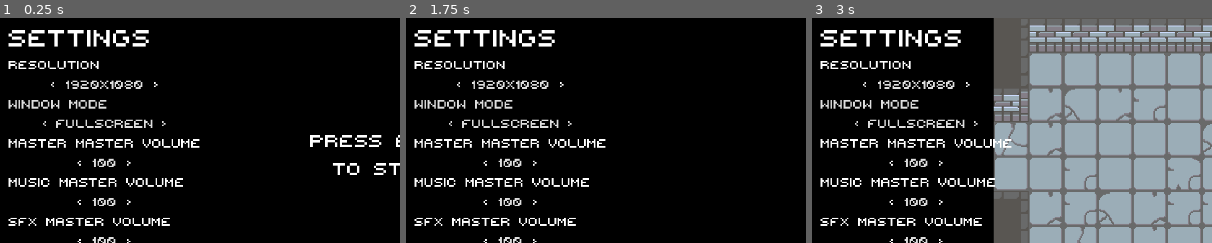
Above: before the commit, frames 1-3 (left to right).
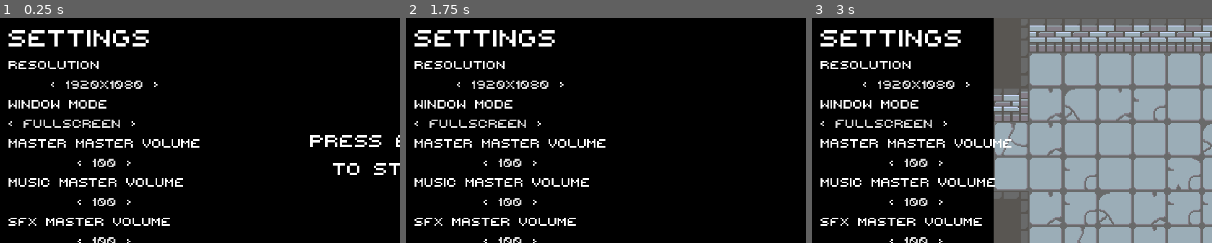
Above: after the commit, the same moments.

Repository: GoldenAppler-eng/Psyches-Dungeon
Game: Godot game, scene res://scenes/world.tscn
Two runs of this game, one before a commit and one after it. Both use one fixed random seed, a clock stepped at 60 frames per second and the inputs below. Sound files missing from this copy of the repository are replaced by a short silence.
Inputs (mouse positions are % of the whole screen's width and height, from its top left):
- Up to frame 1 (0.25 s): no input
- Up to frame 2 (1.75 s): click "1920x1080" at 0.5 s; click (14, 19) at 1.25 s, where only the run before the commit has a clickable "Window MODE"
- Up to frame 3 (3 s): click "100" at 2 s; tap Enter (start) at 2.75 s; move the mouse to (72, 45) at 2.77 s; hold Right (move_right) from 2.78 s (still down); hold Space (attack) from 2.78 s (still down); click (72, 45) at 2.92 s
The pictures show only the part of the screen within x 1-51%, y 0-50%; the shares and areas given below are measured in that part.

The runs differ from the first frame. In frame 1, 1.0% of the frame differs, in the area x 2-42%, y 36-49%; in frame 2, 1.0%; in frame 3, 1.0%.

Commit message:
Moved code from settings_ui.gd to window_mode_controller.gd

Diff:
--- /dev/null
+++ b/prefabs/UI/window_mode_controller.tscn
@@ -0,0 +1,24 @@
+[gd_scene load_steps=4 format=3 uid="uid://uf6ennr7sfqx"]
+
+[ext_resource type="Theme" uid="uid://cu6yoqe0up8hr" path="res://resources/themes/button_theme.tres" id="1_em75i"]
+[ext_resource type="Script" uid="uid://dg1w6gava77jf" path="res://scripts/menu/window_mode_controller.gd" id="2_4whcn"]
+[ext_resource type="PackedScene" uid="uid://dd1tbvndv8i1u" path="res://prefabs/UI/switch_button.tscn" id="3_ptd8d"]
+
+[node name="window_mode_controller" type="MarginContainer"]
+theme = ExtResource("1_em75i")
+script = ExtResource("2_4whcn")
+
+[node name="VBoxContainer" type="VBoxContainer" parent="."]
+layout_mode = 2
+
+[node name="window_mode_label" type="Label" parent="VBoxContainer"]
+layout_mode = 2
+focus_neighbor_top = NodePath("../resolution_controller/resolution_button")
+focus_neighbor_bottom = NodePath("../master_volume_controller/volume_label")
+theme = ExtResource("1_em75i")
+text = "Window MODE"
+
+[node name="control_button" parent="VBoxContainer" instance=ExtResource("3_ptd8d")]
+layout_mode = 2
+button_text = "Fullscreen"
+button_minimum_length = 235.0
--- a/scenes/world.tscn
+++ b/scenes/world.tscn
@@ -22,6 +22,7 @@
 [ext_resource type="Script" uid="uid://rwgfl7qpmu0k" path="res://scripts/menu/game_over_menu.gd" id="18_kpybi"]
 [ext_resource type="PackedScene" uid="uid://c68vnobfiodfc" path="res://prefabs/UI/resolution_controller.tscn" id="18_xgqkh"]
 [ext_resource type="PackedScene" uid="uid://cgac5b20dglax" path="res://prefabs/UI/volume_controller.tscn" id="19_ctatt"]
+[ext_resource type="PackedScene" uid="uid://uf6ennr7sfqx" path="res://prefabs/UI/window_mode_controller.tscn" id="19_munwf"]
 [ext_resource type="Script" uid="uid://6hk3s82gadwb" path="res://scripts/menu/start_menu.gd" id="19_wdwqs"]
 [ext_resource type="Script" uid="uid://dmmv07s2ooob" path="res://scripts/menu/game_win_menu.gd" id="20_ctatt"]
 [ext_resource type="Script" uid="uid://br8y0r61tc0p3" path="res://scripts/menu/idle_menu.gd" id="21_7iits"]
@@ -163,27 +164,17 @@
 
 [node name="resolution_controller" parent="GUI/UI/settings_ui/MarginContainer/container" instance=ExtResource("18_xgqkh")]
 layout_mode = 2
-
-[node name="window_mode_button" type="Button" parent="GUI/UI/settings_ui/MarginContainer/container"]
-unique_name_in_owner = true
-layout_mode = 2
-focus_neighbor_top = NodePath("../resolution_controller/resolution_button")
-focus_neighbor_bottom = NodePath("../master_volume_controller/volume_label")
-theme = ExtResource("17_whvfw")
-button_mask = 0
-text = "Window MODE"
-alignment = 0
-
-[node name="window_mode_selector" type="Button" parent="GUI/UI/settings_ui/MarginContainer/container"]
-unique_name_in_owner = true
-layout_mode = 2
-focus_neighbor_top = NodePath("../window_mode_button")
-theme = ExtResource("17_whvfw")
-button_mask = 0
-text = "< WINDOWED  >"
+focus_neighbor_top = NodePath("../sfx_volume_controller")
+focus_neighbor_bottom = NodePath("../window_mode_controller")
+
+[node name="window_mode_controller" parent="GUI/UI/settings_ui/MarginContainer/container" instance=ExtResource("19_munwf")]
+layout_mode = 2
+focus_neighbor_top = NodePath("../resolution_controller")
+focus_neighbor_bottom = NodePath("../master_volume_controller")
 
 [node name="master_volume_controller" parent="GUI/UI/settings_ui/MarginContainer/container" instance=ExtResource("19_ctatt")]
 layout_mode = 2
+focus_neighbor_top = NodePath("../window_mode_controller")
 focus_neighbor_bottom = NodePath("../music_volume_controller")
 
 [node name="music_volume_controller" parent="GUI/UI/settings_ui/MarginContainer/container" instance=ExtResource("19_ctatt")]
@@ -195,6 +186,7 @@
 [node name="sfx_volume_controller" parent="GUI/UI/settings_ui/MarginContainer/container" instance=ExtResource("19_ctatt")]
 layout_mode = 2
 focus_neighbor_top = NodePath("../music_volume_controller")
+focus_neighbor_bottom = NodePath("../resolution_controller")
 bus_name = "Sfx"
 
 [node name="pause_menu" type="Control" parent="GUI/UI" node_paths=PackedStringArray("idle_menu", "settings_ui")]
@@ -383,6 +375,4 @@
 game_over_menu = NodePath("../game_lose_menu")
 game_win_menu = NodePath("../game_win_menu")
 
-[connection signal="pressed" from="GUI/UI/settings_ui/MarginContainer/container/window_mode_button" to="GUI/UI/settings_ui" method="_on_window_mode_button_pressed"]
-[connection signal="pressed" from="GUI/UI/settings_ui/MarginContainer/container/window_mode_selector" to="GUI/UI/settings_ui" method="_on_window_mode_selector_pressed"]
 [connection signal="timeout" from="GUI/UI/start_menu/MarginContainer/StartBlinkTimer" to="GUI/UI/start_menu" method="_on_start_blink_timer_timeout"]
--- a/scripts/menu/resolution_controller.gd
+++ b/scripts/menu/resolution_controller.gd
@@ -23,6 +23,7 @@
 	control_button.button_on_focus_exited.connect(_on_control_button_focus_exited)
 
 	_update_control_button_text()
+	_set_button_focus_neighbours()
 
 func _on_control_button_switched(value : int) -> void:
 	display_resolution_mode_index += value
@@ -44,3 +45,12 @@
 
 func _update_control_button_text() -> void:
 	control_button.set_button_text(RESOLUTION_TEXT_DICT[display_resolution_mode_index])
+
+func _set_button_focus_neighbours() -> void:
+	control_button.focus_neighbor_bottom = focus_neighbor_bottom
+	control_button.focus_neighbor_top = focus_neighbor_top
+	control_button.focus_neighbor_left = focus_neighbor_left
+	control_button.focus_neighbor_right = focus_neighbor_right
+
+	control_button.focus_next = focus_next
+	control_button.focus_previous = focus_previous
--- a/scripts/menu/settings_ui.gd
+++ b/scripts/menu/settings_ui.gd
@@ -1,76 +1,10 @@
 class_name SettingsUI
 extends Control
 
-@onready var container : VBoxContainer = %container
-
 @onready var resolution_controller: MarginContainer = $MarginContainer/container/resolution_controller
-
-@onready var window_mode_button : Button = %window_mode_button
-@onready var window_mode_selector : Button = %window_mode_selector
-
-const WINDOW_MODE_INDEX : Dictionary = {
-	0 : "Fullscreen",
-	1 : "Windowed",
-	2 : "Windowed Borderless"
-}
-
-const WINDOW_MODE_DICT : Dictionary = {
-	"Fullscreen" : 0,
-	"Windowed" : 1,
-	"Windowed(Borderless)" : 2
-}
-
-var window_mode_index : int = 0
 
 func _ready() -> void:
 	focus_entered.connect(_on_focus_entered)
 
-	var str : String = WINDOW_MODE_INDEX[window_mode_index]
-	window_mode_selector.text = _get_arrowed_text(str)
-
-func _process(delta : float) -> void:
-	if Input.is_action_just_pressed("option_right"):
-		if window_mode_selector.has_focus():
-			window_mode_index += 1
-			window_mode_index %= WINDOW_MODE_DICT.size()
-
-			var str : String = WINDOW_MODE_INDEX[window_mode_index]
-			window_mode_selector.text = _get_arrowed_text(str)
-
-	if Input.is_action_just_pressed("option_left"):
-		if window_mode_selector.has_focus():
-			window_mode_index -= 1
-			window_mode_index %= WINDOW_MODE_DICT.size()
-
-			if window_mode_index < 0:
-				window_mode_index = WINDOW_MODE_DICT.size() - 1
-
-			var str : String = WINDOW_MODE_INDEX[window_mode_index]
-			window_mode_selector.text = _get_arrowed_text(str)
-
 func _on_focus_entered() -> void:
 	resolution_controller.grab_focus()
-
-func _get_arrowed_text(str : String) -> String:
-	var aug_str : String = "< "
-
-	aug_str += str
-
-	aug_str += " >"
-
-	return aug_str
-
-func _on_window_mode_button_pressed() -> void:
-	window_mode_selector.grab_focus()
-
-func _on_window_mode_selector_pressed() -> void:
-	match window_mode_index:
-		0 :
-			DisplayServer.window_set_mode(DisplayServer.WINDOW_MODE_FULLSCREEN)
-			DisplayServer.window_set_flag(DisplayServer.WINDOW_FLAG_BORDERLESS, true)
-		1 :
-			DisplayServer.window_set_mode(DisplayServer.WINDOW_MODE_WINDOWED)
-			DisplayServer.window_set_flag(DisplayServer.WINDOW_FLAG_BORDERLESS, false)
-		2 :
-			DisplayServer.window_set_mode(DisplayServer.WINDOW_MODE_WINDOWED)
-			DisplayServer.window_set_flag(DisplayServer.WINDOW_FLAG_BORDERLESS, true)
--- a/scripts/menu/window_mode_controller.gd
+++ b/scripts/menu/window_mode_controller.gd
@@ -2,20 +2,14 @@
 
 @onready var control_button: SwitchButton = $VBoxContainer/control_button
 
-const RESOLUTION_TEXT_DICT : Dictionary = {
-	0 : "1920x1080",
-	1 : "1152x648",
-	2 : "1280x720"
+const WINDOW_MODE_INDEX : Dictionary = {
+	0 : "Fullscreen",
+	1 : "Windowed",
+	2 : "Windowed Borderless"
 }
 
-const RESOLUTION_VECTOR2_DICT : Dictionary = {
-	0 : Vector2i(1920, 1080),
-	1 : Vector2(1152, 648),
-	2 : Vector2i(1280, 720)
-}
-
-var resolution_mode_index : int = 0
-var display_resolution_mode_index : int = resolution_mode_index
+var window_mode_index : int = 0
+var display_window_mode_index : int = window_mode_index
 
 func _ready() -> void:
 	control_button.button_switched.connect(_on_control_button_switched)
@@ -23,24 +17,44 @@
 	control_button.button_on_focus_exited.connect(_on_control_button_focus_exited)
 
 	_update_control_button_text()
+	_set_button_focus_neighbours()
 
 func _on_control_button_switched(value : int) -> void:
-	display_resolution_mode_index += value
-	display_resolution_mode_index %= RESOLUTION_TEXT_DICT.size()
+	display_window_mode_index += value
+	display_window_mode_index %= WINDOW_MODE_INDEX.size()
 
-	if display_resolution_mode_index < 0:
-		display_resolution_mode_index = RESOLUTION_TEXT_DICT.size() - 1
+	if display_window_mode_index < 0:
+		display_window_mode_index = WINDOW_MODE_INDEX.size() - 1
 
 	_update_control_button_text()
 
 func _on_control_button_pressed() -> void:
-	resolution_mode_index = display_resolution_mode_index
+	window_mode_index = display_window_mode_index
 
-	DisplayServer.window_set_size(RESOLUTION_VECTOR2_DICT[resolution_mode_index])
+	match window_mode_index:
+		0 :
+			DisplayServer.window_set_mode(DisplayServer.WINDOW_MODE_FULLSCREEN)
+			DisplayServer.window_set_flag(DisplayServer.WINDOW_FLAG_BORDERLESS, true)
+		1 :
+			DisplayServer.window_set_mode(DisplayServer.WINDOW_MODE_WINDOWED)
+			DisplayServer.window_set_flag(DisplayServer.WINDOW_FLAG_BORDERLESS, false)
+		2 :
+			DisplayServer.window_set_mode(DisplayServer.WINDOW_MODE_WINDOWED)
+			DisplayServer.window_set_flag(DisplayServer.WINDOW_FLAG_BORDERLESS, true)
+
 
 func _on_control_button_focus_exited() -> void:
-	display_resolution_mode_index = resolution_mode_index
+	display_window_mode_index = window_mode_index
 	_update_control_button_text()
 
 func _update_control_button_text() -> void:
-	control_button.set_button_text(RESOLUTION_TEXT_DICT[display_resolution_mode_index])
+	control_button.set_button_text(WINDOW_MODE_INDEX[display_window_mode_index])
+
+func _set_button_focus_neighbours() -> void:
+	control_button.focus_neighbor_bottom = focus_neighbor_bottom
+	control_button.focus_neighbor_top = focus_neighbor_top
+	control_button.focus_neighbor_left = focus_neighbor_left
+	control_button.focus_neighbor_right = focus_neighbor_right
+
+	control_button.focus_next = focus_next
+	control_button.focus_previous = focus_previous
Not shown: 1 places in scenes/world.tscn that only renumber resources
